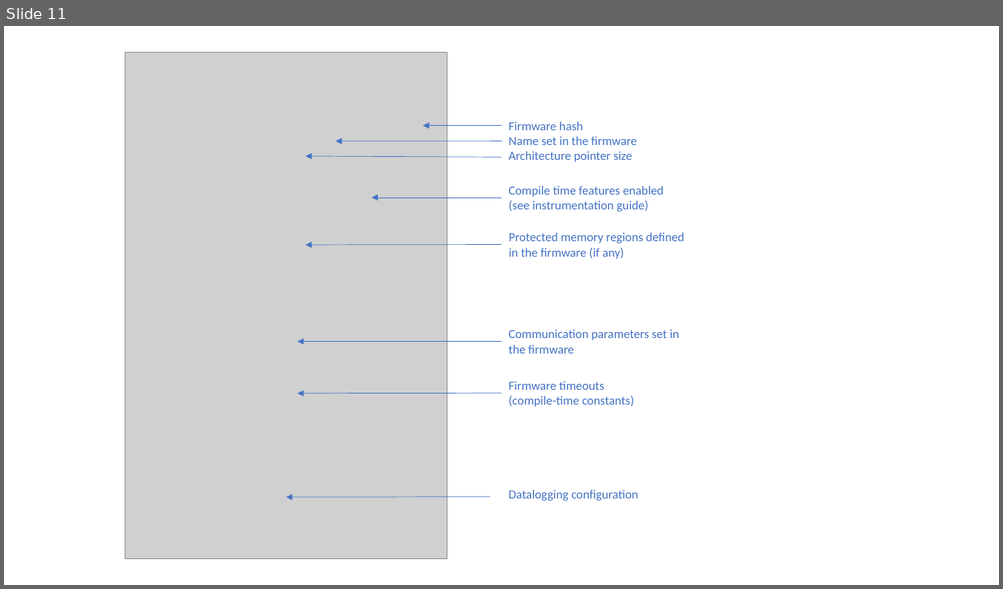
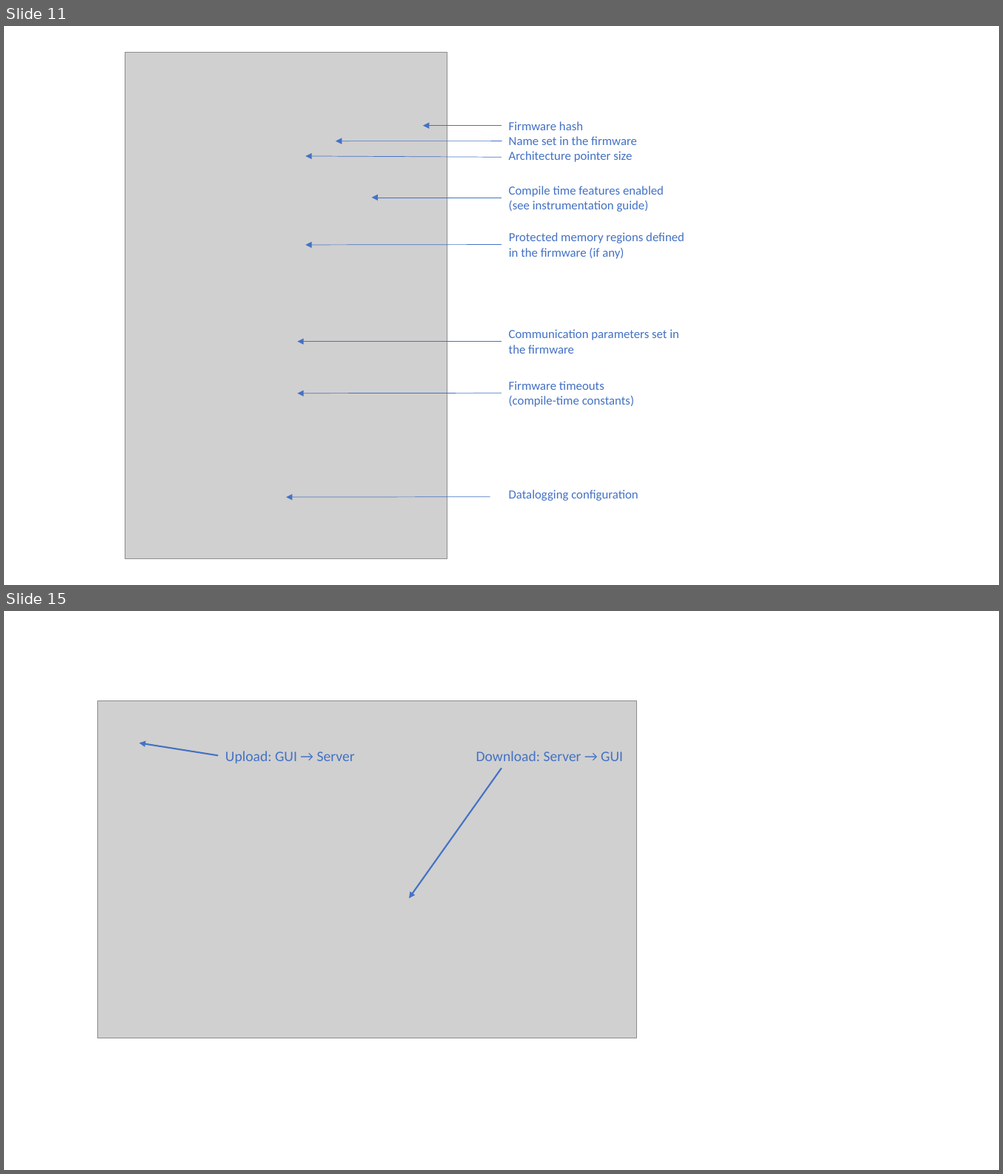
Before and after one commit to scrutinydebugger/scrutiny-devtools, a slide deck: graphics/graphics.pptx. Shown one above the other, each under a label of ours: slide 11 before the commit, slides 11 and 15 after it; the slides between them are not shown. The pictures are 1003x589 and 1003x1174 pixels, drawn with LibreOffice and Linux fonts; fonts in the diff are those of the drawing; grey boxes stand for pictures. Boxes give left, top, right and bottom in pixels: in the first picture for what was removed or moved away, otherwise in the second. Text is boxed around its words. In the diff, an @@ line names an element or a change of style, - is before the commit and + after.

```diff
--- a/graphics/graphics.pptx
+++ b/graphics/graphics.pptx
@@ slide 15 added at [4, 611, 999, 1170], background #FFFFFF @@
@@ picture added at [97, 701, 636, 1039] @@
@@ arrow added from (218, 756) to (139, 743), #4472C4 1.5 pt @@
@@ text added at [225, 751, 355, 763], 14 pt, text #4472C4 @@
+Upload: GUI → Server
@@ text added at [476, 751, 623, 761], 14 pt, text #4472C4 @@
+Download: Server → GUI
@@ arrow added from (502, 769) to (409, 898), #4472C4 1.5 pt @@
```
Also in this commit, not shown: 3 other slides added, 1 other file.
